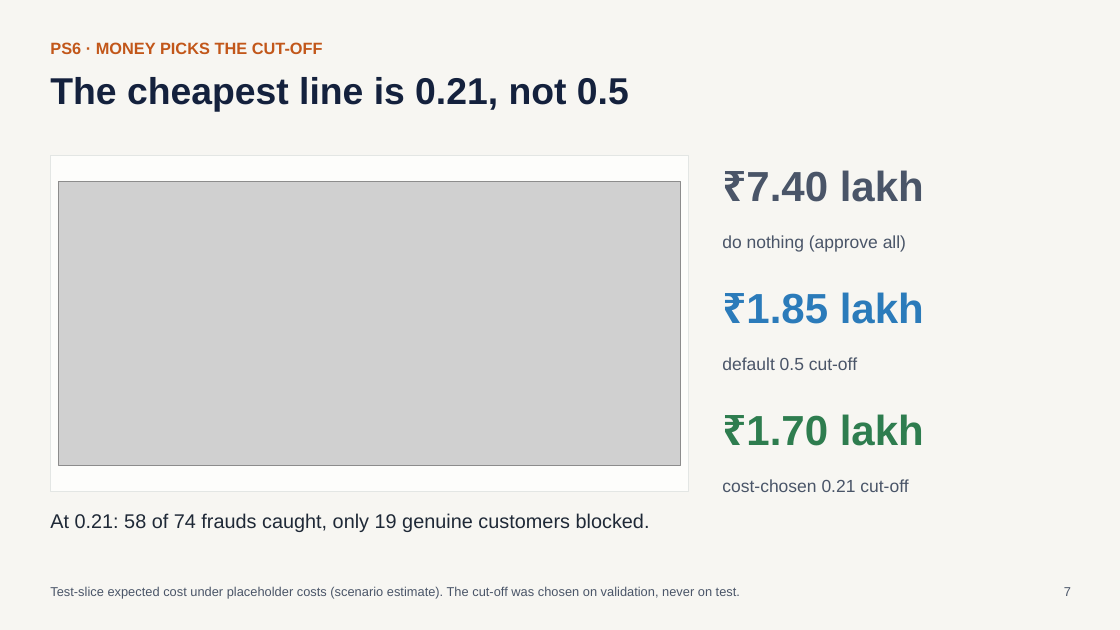
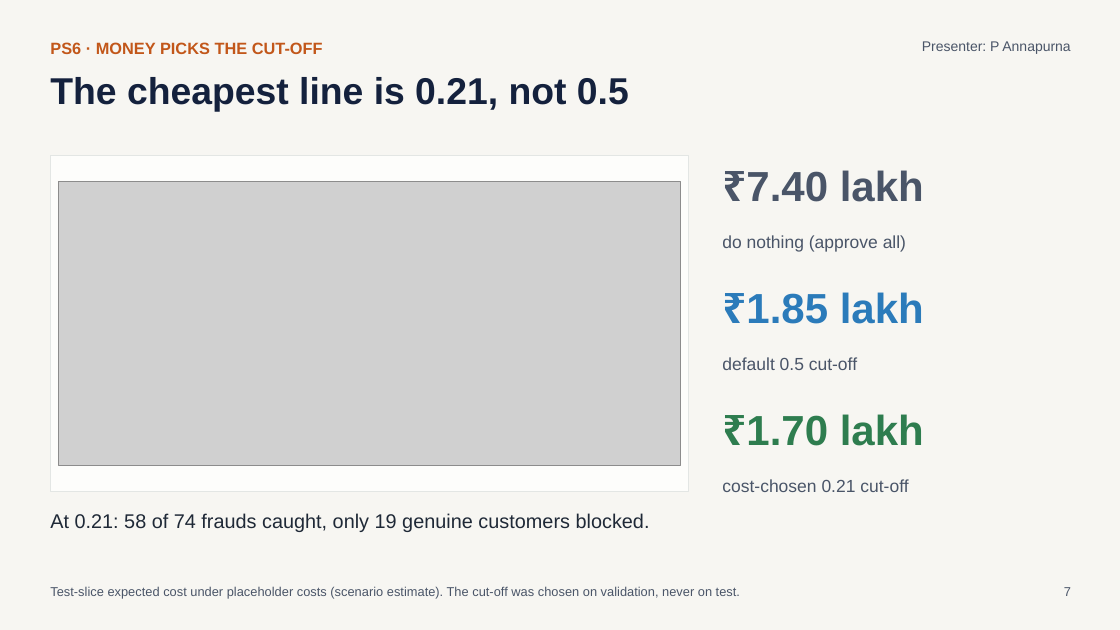
Before and after one commit to MohammedMutee/upi-fraud-detection, a slide deck: slide 7 of presentation/fraud_detection_deck.pptx. Drawn at 1120x630 pixels with LibreOffice and Linux fonts; fonts in the diff are those of the drawing; grey boxes stand for pictures. Boxes give left, top, right and bottom in pixels: in the first picture for what was removed or moved away, otherwise in the second. Text is boxed around its words. In the diff, an @@ line names an element or a change of style, - is before the commit and + after.

```diff
--- a/presentation/fraud_detection_deck.pptx
+++ b/presentation/fraud_detection_deck.pptx
@@ text added at box(922, 41, 1070, 54), 12 pt, text #4A5568 @@
+Presenter: P Annapurna
```
Also in this commit, not shown: 14 other slides changed, 14 other files.
